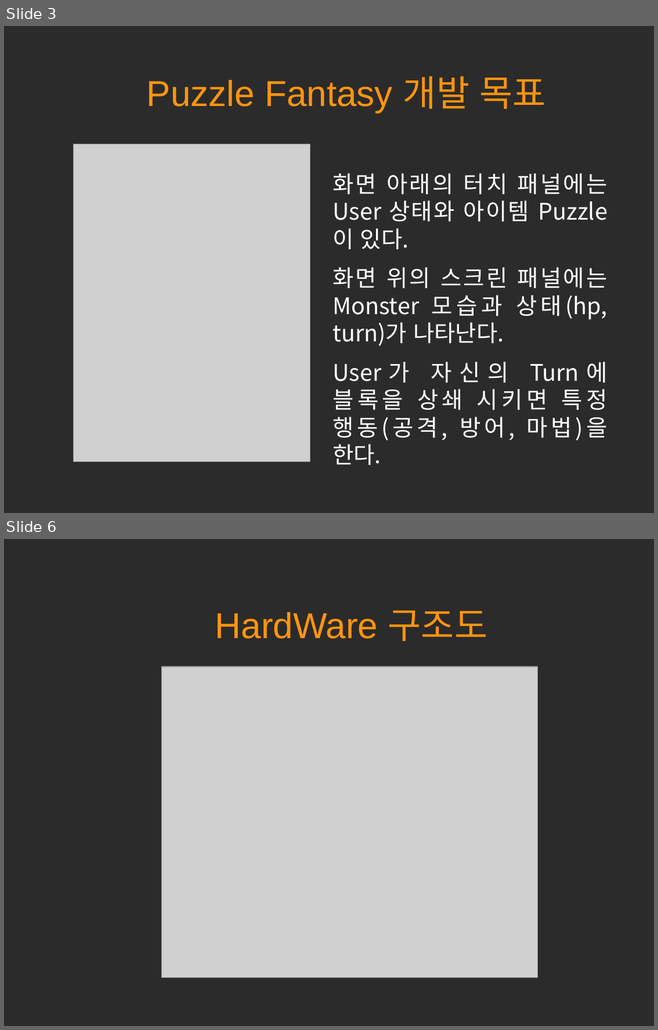
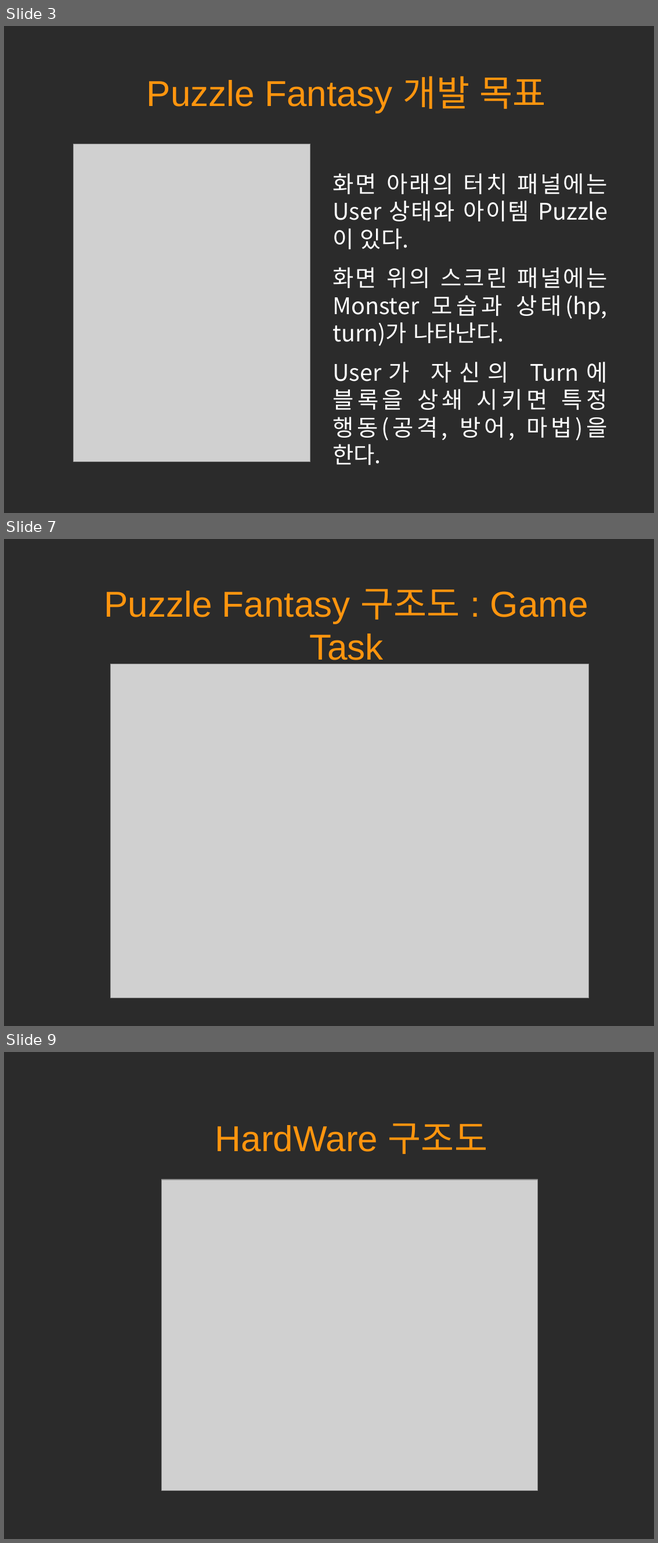
Before and after one commit to hl1itj/Team3, a slide deck: doc/term project 발표자료.odp. Shown one above the other, each under a label of ours: slides 3 and 6 before the commit, slides 3, 7 and 9 after it; the slides between them are not shown. The pictures are 658x1030 and 658x1543 pixels, drawn with LibreOffice and Linux fonts; fonts in the diff are those of the drawing; grey boxes stand for pictures; background and template pictures are left out; a plain dark background stands for a picture behind light text. Boxes give left, top, right and bottom in pixels: in the first picture for what was removed or moved away, otherwise in the second. Text is boxed around its words. In the diff, an @@ line names an element or a change of style, - is before the commit and + after.

```diff
--- a/doc/term project 발표자료.odp
+++ b/doc/term project 발표자료.odp
@@ slide 7 added at (4, 539, 654, 1026), background picture (left out) @@
@@ title added at (104, 589, 588, 667), 44 pt, text #FF950E @@
+Puzzle Fantasy 구조도 : Game Task
@@ picture added at (111, 664, 589, 999) @@
@@ what was slide 6 is now slide 9 @@
```
Also in this commit, not shown: 5 slides changed, 2 other slides added, 3 other files.
